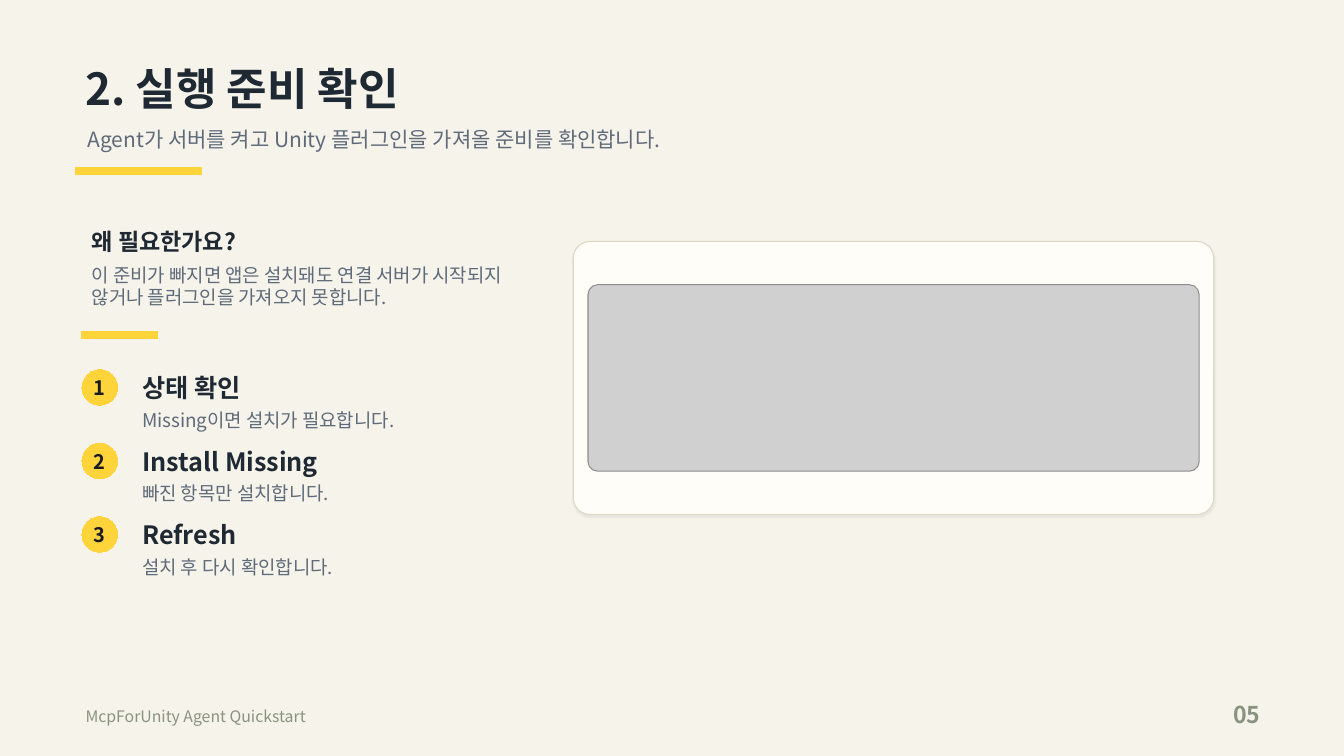
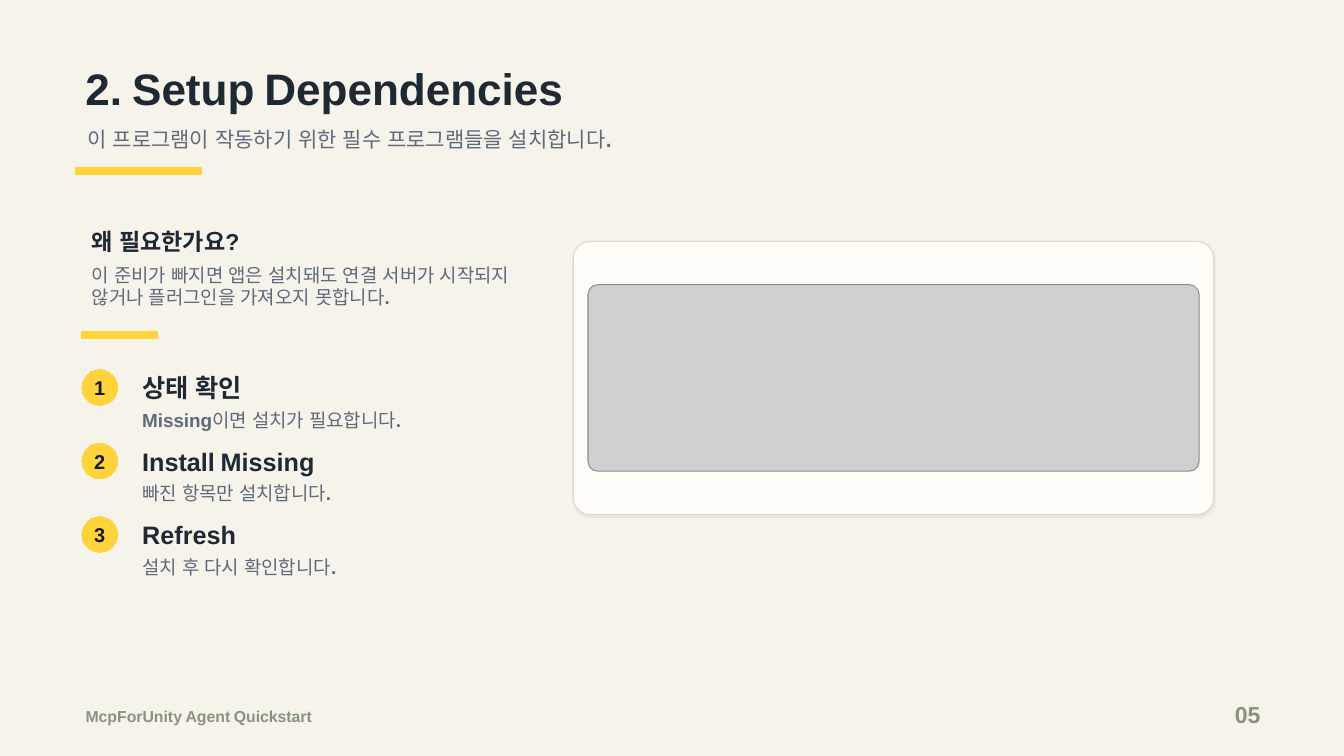
Before and after one commit to c0sogi/mcp-for-unity-agent, a slide deck: slide 4 of docs/McpForUnityAgent-quickstart-ko.pptx (slide 5 before the commit). Drawn at 1344x756 pixels with LibreOffice and Linux fonts; fonts in the diff are those of the drawing; grey boxes stand for pictures. Boxes give left, top, right and bottom in pixels: in the first picture for what was removed or moved away, otherwise in the second. Text is boxed around its words. In the diff, an @@ line names an element or a change of style, - is before the commit and + after.

Commit message:
Use manually adjusted quickstart deck

```diff
--- a/docs/McpForUnityAgent-quickstart-ko.pptx
+++ b/docs/McpForUnityAgent-quickstart-ko.pptx
@@ text at (85,73,562,114): text changed; font Noto Sans CJK KR to Arial @@
-2. 실행 준비 확인
+2. Setup Dependencies
@@ text at (88,129,612,149): text changed @@
-Agent가 서버를 켜고 Unity 플러그인을 가져올 준비를 확인합니다.
+이 프로그램이 작동하기 위한 필수 프로그램들을 설치합니다.
@@ text "왜 필요한가요?" at (92,230,239,252): font Noto Sans CJK KR to Arial in "필요한가요?" @@
@@ text "이 준비가 빠지면 앱은 설치돼도 ..." at (92,266,509,306): font Noto Sans CJK KR to Arial, bold on in "못합니다." @@
@@ text "Missing이면 설치가 필요합니다." at (142,411,401,431): font Noto Sans CJK KR to Arial, bold on in "Missing이면 필요합니다." @@
@@ text "빠진 항목만 설치합니다." at (142,484,331,502): font Noto Sans CJK KR to Arial, bold on in "설치합니다." @@
@@ text "설치 후 다시 확인합니다." at (142,558,336,576): font Noto Sans CJK KR to Arial, bold on in "확인합니다." @@
@@ text "McpForUnity Agent Quickstart" at (86,710,312,725): font Noto Sans CJK KR to Arial, bold on @@
@@ font Noto Sans CJK KR to Arial in 6 elements at (94,381,105,395), (94,455,105,469), (142,452,315,476), (94,528,105,543), (142,525,236,545), (1235,707,1261,723) @@
```
Also in this commit, not shown: 6 other slides changed, 1 slide removed, 2 other files.
